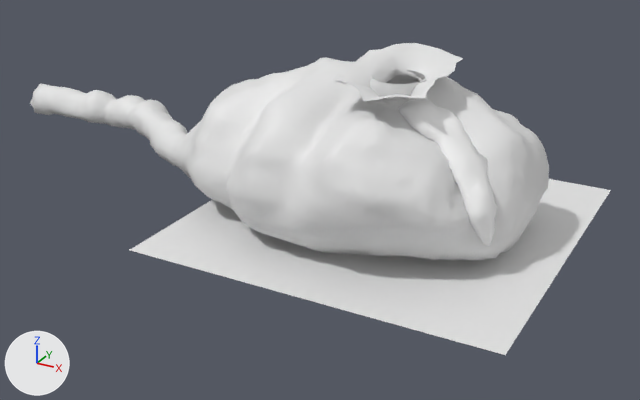
The glTF model Assets/Models/ScenicCave.gltf as it was, and as the next commit left it.
Before and after are seen from a 50 mm camera at (91.0, -88.0, 39.5) aimed at (45.9, -6.0, -1.5). Lighting does not change. The marker at lower left points along +X, +Y and +Z. Where no turn or scale is listed for an object, it has been applied to the vertices. Vertices at the same position are counted once.

Objects in the first picture: 'Cave', 'GodRay', 'Rock10', 'Water'.
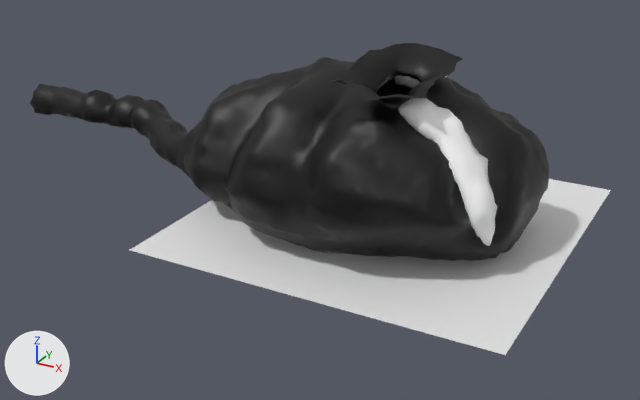
What differs and where, as boxes [x1, y1, x2, y2] in the pictures (640 x 400 px):
'GodRay', deleted
    before: [370, 70, 428, 106]
part 1 of me_cylinder_001, recoloured (white to black)
    both: [30, 43, 549, 261]

The edits, one by one:
Picture 'SenicCaveBlendMap' (img_seniccaveblendmap) is new.
Material 'ScenicCaveBlendMap' (mat_sceniccaveblendmap) is new.
Its texture is img_seniccaveblendmap.
me_cylinder_001 is used by ob_cave; location (0.0, -0.56, 1.95).
me_cylinder_001 had 4058 vertices, 8077 faces and spanned x -2.5..71.1, y -22.5..8.1, z -4.2..16.3.
me_cylinder_001 now has 3839 vertices, 7576 faces and spans x -2.5..71.1, y -22.5..8.1, z -4.2..16.3.
me_cylinder_001 part 1: 7576 faces spanning x -2.5..71.1, y -22.5..8.1, z -4.2..16.3 switch from no material to mat_sceniccaveblendmap (picture img_seniccaveblendmap).
Object 'GodRay' (ob_godray) is deleted.
